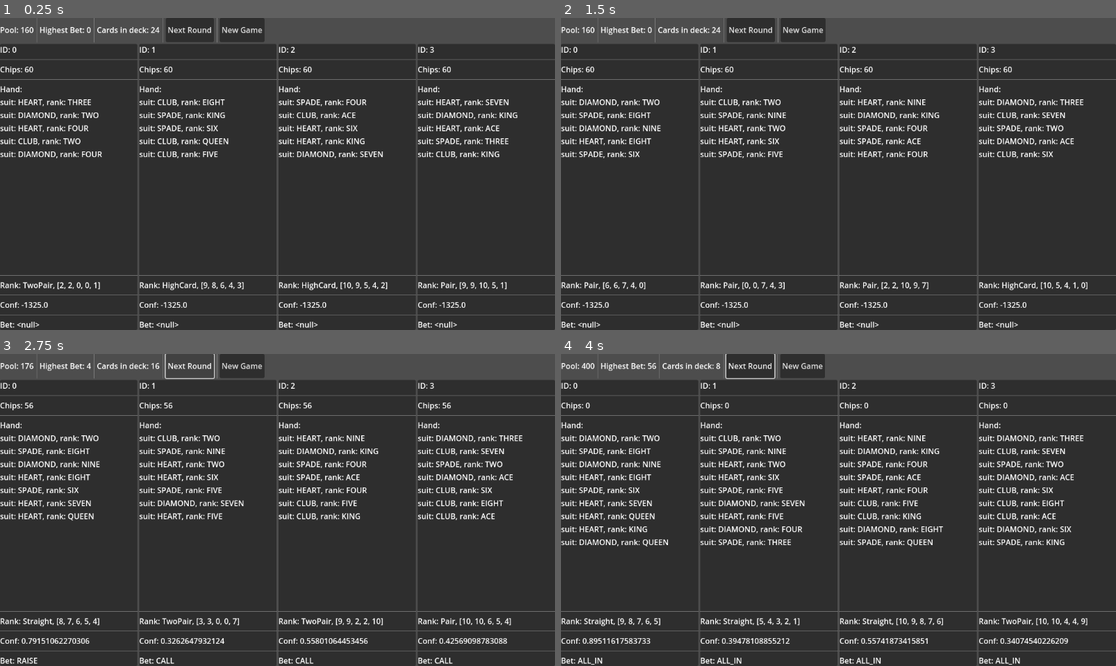
Above: before the commit, frames 1-4 (two rows, left to right).
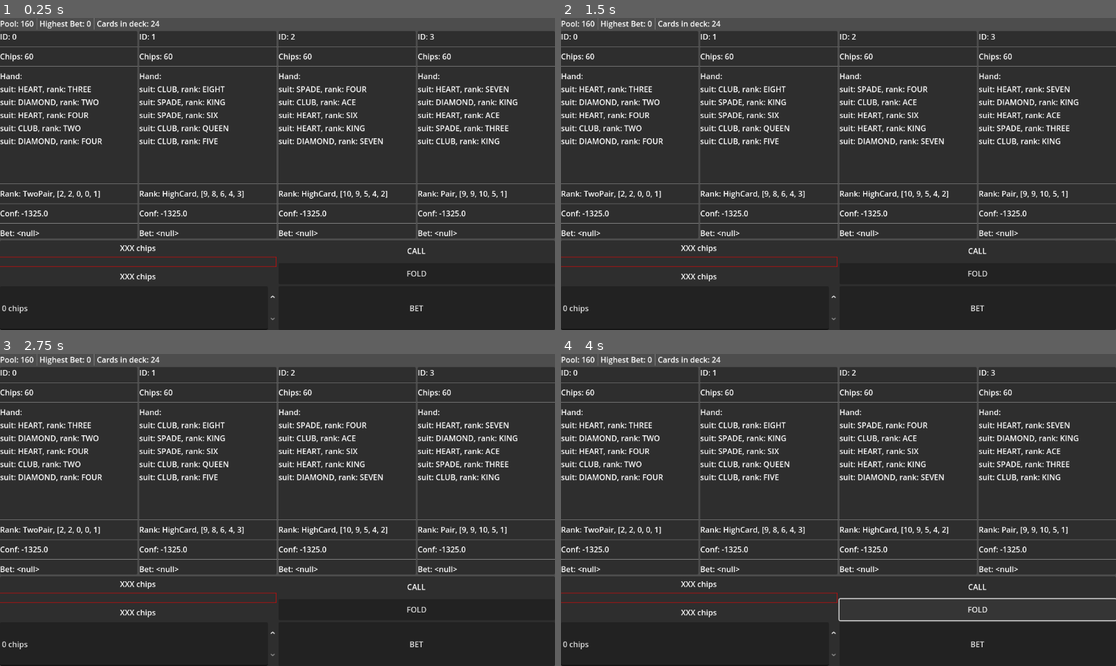
Above: after the commit, the same moments.

Repository: tofimega/ghost-poker
Game: Godot game, scene res://scenes/hud/hud.tscn
The game is run twice, just before and just after one commit, with the same random seed, the same clock (stepped at 60 frames per second) and the same inputs. Before the commit the project starts from res://scenes/debug_frontend/debug_frontend.tscn.
Inputs (mouse positions are in pixels of both pictures, inside the frame that each line leads up to):
- Up to frame 1 (0.25 s): no input
- Up to frame 2 (1.5 s): click (805, 30) at 0.5 s, where only the run before the commit has a clickable "New Game"; click (805, 30) at 1.25 s, where only the run before the commit has a clickable "New Game"
- Up to frame 3 (2.75 s): click (188, 366) at 2 s, where only the run before the commit has a clickable "Next Round"
- Up to frame 4 (4 s): click (749, 366) at 2.75 s, where only the run before the commit has a clickable "Next Round"; click (977, 609) at 3.5 s, where only the run after the commit has a clickable "FOLD"

The runs differ from the first frame. In frame 1, 15% of the frame differs, in the area x 0-100%, y 0-100%; in frame 2, 15%; in frame 3, 16%; in frame 4, 18%.

Commit message:
basic game hud present

Diff:
--- a/project.godot
+++ b/project.godot
@@ -11,7 +11,7 @@
 [application]
 
 config/name="ghost poker"
-run/main_scene="uid://bmq57livjq4vk"
+run/main_scene="uid://cah3d0viyesfg"
 config/features=PackedStringArray("4.4", "GL Compatibility")
 config/icon="res://icon.svg"
 
--- a/scenes/debug_frontend/player_status/player_status.gd
+++ b/scenes/debug_frontend/player_status/player_status.gd
@@ -15,7 +15,7 @@
 
 func _ready():
 	player=PokerEngine.get_player(player_id)
-	PokerEngine.round_over.connect(_fetch_player_data, CONNECT_DEFERRED)
+	PokerEngine.next_player.connect(func(a): _fetch_player_data(), CONNECT_DEFERRED)
 	PokerEngine.game_over.connect(func(a,b): _fetch_player_data(), CONNECT_DEFERRED)
 	_fetch_player_data()
 
--- /dev/null
+++ b/scenes/hud/game_status.gd
@@ -0,0 +1 @@
+extends HBoxContainer
--- /dev/null
+++ b/scenes/hud/hud.gd
@@ -0,0 +1,25 @@
+class_name HUD
+extends VBoxContainer
+
+@onready var pool: Label = $GameStatus/Pool
+@onready var highest_bet: Label = $GameStatus/HighestBet
+@onready var deck: Label = $GameStatus/Deck
+@onready var game_status: HBoxContainer = $GameStatus
+@onready var players: HBoxContainer = $Players
+
+const PLAYER_STATUS = preload("res://scenes/debug_frontend/player_status/player_status.tscn")
+
+func _ready() -> void:
+	PokerEngine.next_player.connect(func(a): _update())
+
+	for i in PokerEngine.PLAYER_COUNT:
+		var player_status: PlayerStatus= PLAYER_STATUS.instantiate()
+		player_status.player_id=i
+		players.add_child(player_status)
+
+	_update()
+
+func _update()-> void:
+	pool.text="Pool: "+str(PokerEngine.pool)
+	deck.text="Cards in deck: "+str(PokerEngine.deck.size())
+	highest_bet.text="Highest Bet: "+str(PokerEngine.highest_bet)
--- /dev/null
+++ b/scenes/hud/hud.tscn
@@ -0,0 +1,33 @@
+[gd_scene load_steps=2 format=3 uid="uid://cah3d0viyesfg"]
+
+[ext_resource type="Script" uid="uid://clnx1it0pqk0l" path="res://scenes/hud/hud.gd" id="1_48c2t"]
+
+[node name="HUD" type="VBoxContainer" groups=["HUD"]]
+anchors_preset = 15
+anchor_right = 1.0
+anchor_bottom = 1.0
+grow_horizontal = 2
+grow_vertical = 2
+script = ExtResource("1_48c2t")
+
+[node name="GameStatus" type="HBoxContainer" parent="."]
+layout_mode = 2
+
+[node name="Pool" type="Label" parent="GameStatus"]
+layout_mode = 2
+
+[node name="VSeparator" type="VSeparator" parent="GameStatus"]
+layout_mode = 2
+
+[node name="HighestBet" type="Label" parent="GameStatus"]
+layout_mode = 2
+
+[node name="VSeparator4" type="VSeparator" parent="GameStatus"]
+layout_mode = 2
+
+[node name="Deck" type="Label" parent="GameStatus"]
+layout_mode = 2
+
+[node name="Players" type="HBoxContainer" parent="."]
+layout_mode = 2
+size_flags_vertical = 3
--- a/scenes/user_input/user_input.tscn
+++ b/scenes/user_input/user_input.tscn
@@ -8,6 +8,9 @@
 anchor_bottom = 1.0
 grow_horizontal = 2
 grow_vertical = 2
+size_flags_horizontal = 3
+size_flags_vertical = 3
+size_flags_stretch_ratio = 0.43
 script = ExtResource("1_ikf2b")
 
 [node name="VBoxContainer" type="VBoxContainer" parent="."]
--- a/scripts/frontend_manager.gd
+++ b/scripts/frontend_manager.gd
@@ -12,6 +12,10 @@
 func add_user_player_interface(id: int) -> UserInput:
 	var player_input: UserInput = UI_PACKED.instantiate()
 	player_input.player_id=id
-#TODO: add it to screen
 	interfaces[id] = player_input
+	get_hud().add_child(player_input)
 	return player_input
+
+
+func get_hud() -> HUD:
+	return get_tree().get_first_node_in_group("HUD")
--- a/scripts/player.gd
+++ b/scripts/player.gd
@@ -15,7 +15,7 @@
 
 var in_game: bool=true
 
-var controller: PlayerController = PlayerController.new(self)
+var controller: PlayerController = null
 
 
 func _notification(what: int) -> void:
--- a/scripts/poker_engine.gd
+++ b/scripts/poker_engine.gd
@@ -237,6 +237,7 @@
 	Logger.log_text("Deck shuffled")
 	for i in PLAYER_COUNT:
 		players[i]=Player.new()
+		players[i].controller = PlayerController.new(players[i]) if i !=0 else UserPlayerController.new(players[i])
 	current_player = 0
 	Logger.log_text("Players created")
 	pool=0
Not shown, added: scenes/hud/game_status.gd.uid
Not shown, added: scenes/hud/hud.gd.uid
